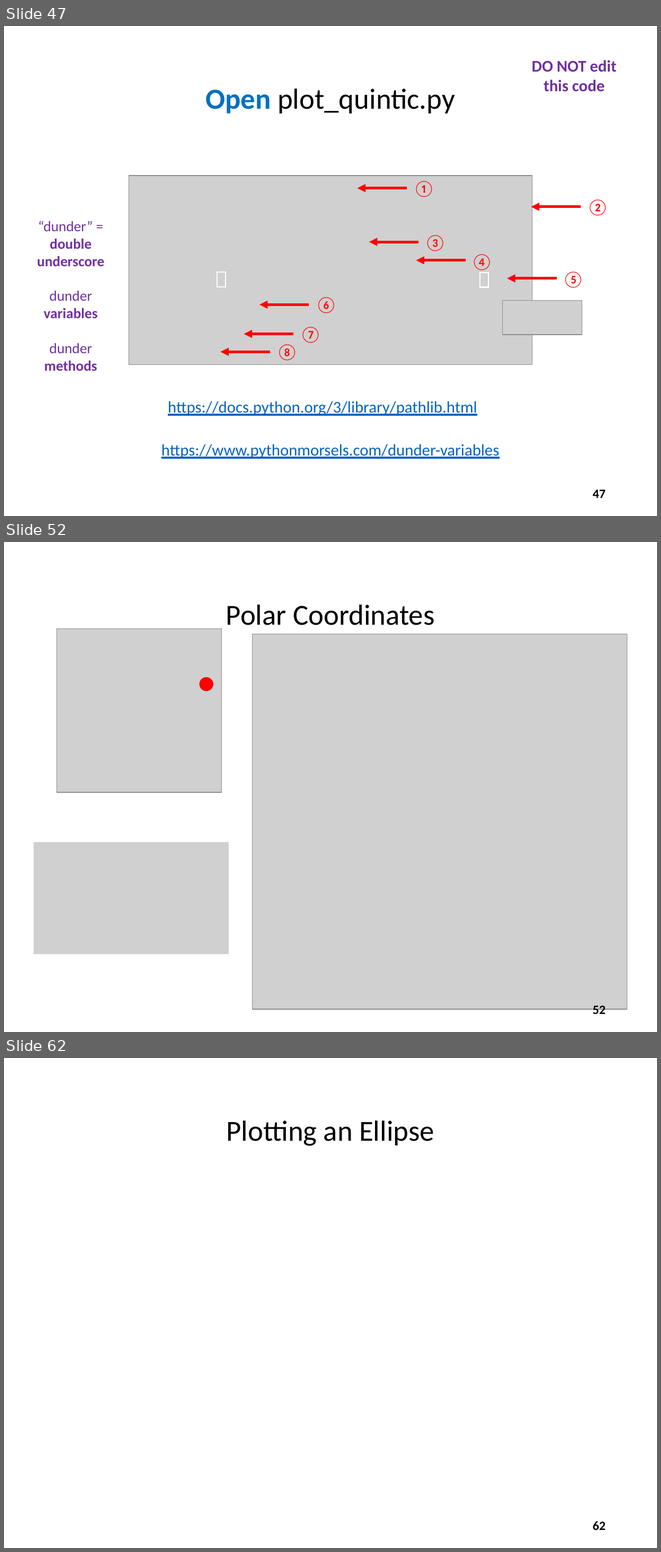
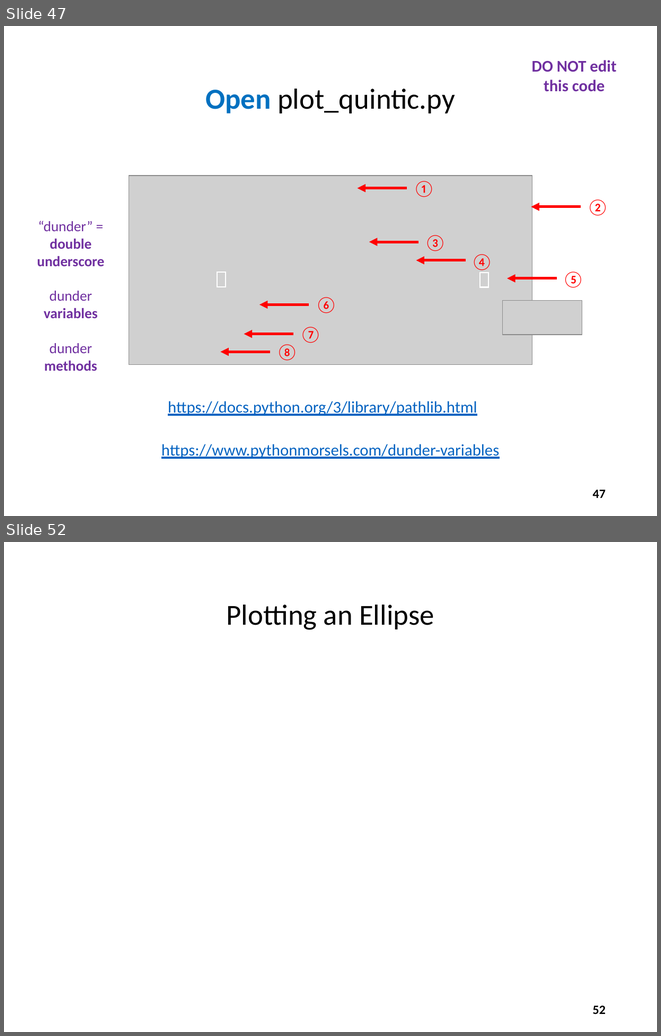
Before and after one commit to dbiersach/scicomp101, a slide deck: Session 05 - Cartesian Graphs and Conic Sections/Session 05 - Cartesian Graphs and Conic Sections.pptx. Shown one above the other, each under a label of ours: slides 47, 52 and 62 before the commit, slides 47 and 52 after it; the slides between them are not shown. The pictures are 661x1552 and 661x1036 pixels, drawn with LibreOffice and Linux fonts; fonts in the diff are those of the drawing; grey boxes stand for pictures. Boxes give left, top, right and bottom in pixels: in the first picture for what was removed or moved away, otherwise in the second. Text is boxed around its words. In the diff, an @@ line names an element or a change of style, - is before the commit and + after.

```diff
--- a/Session 05 - Cartesian Graphs and Conic Sections/Session 05 - Cartesian Graphs and Conic Sections.pptx
+++ b/Session 05 - Cartesian Graphs and Conic Sections/Session 05 - Cartesian Graphs and Conic Sections.pptx
@@ slide 52 removed at [4,542,657,1032], background #FFFFFF @@
@@ title removed at [226,605,435,625] @@
-Polar Coordinates
@@ picture removed at [57,629,222,792] @@
@@ picture removed at [252,634,627,1009] @@
@@ ellipse removed at [200,678,213,691] @@
@@ picture removed at [33,841,229,954] @@
@@ page number removed at [593,1005,606,1017] @@
-52
@@ what was slide 62 is now slide 52 @@
@@ page number at [593,1005,606,1014]: text changed @@
-62
+52
```
Also in this commit, not shown: 11 slides changed, 2 slides added, 28 other slides removed.
